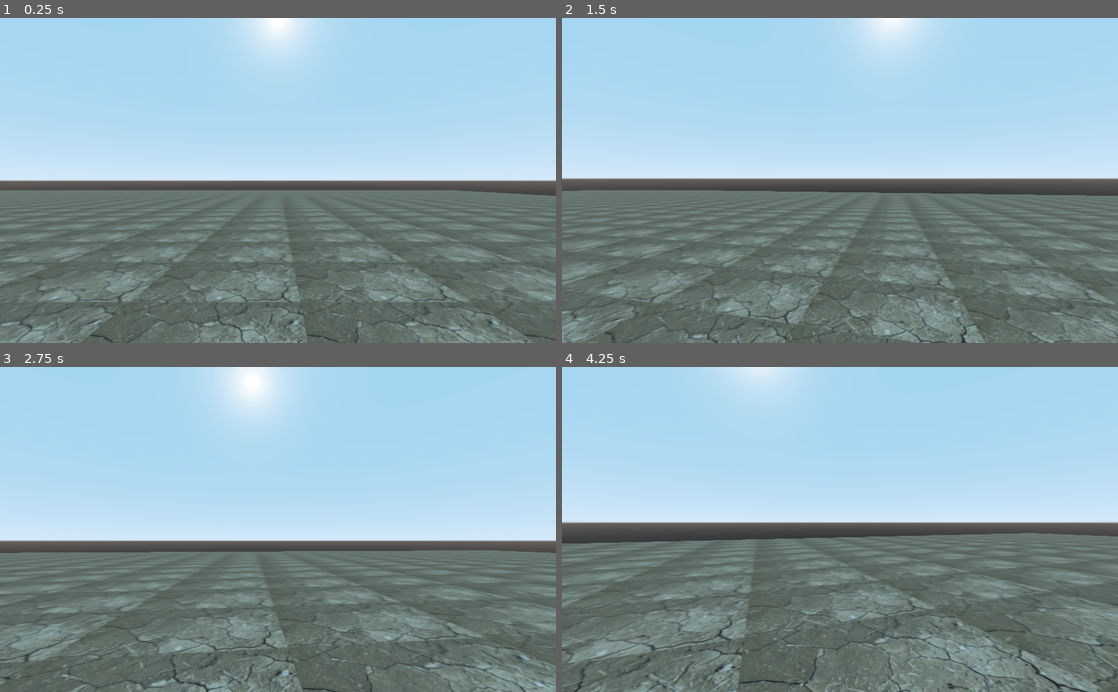
Above: before the commit, frames 1-4 (two rows, left to right).
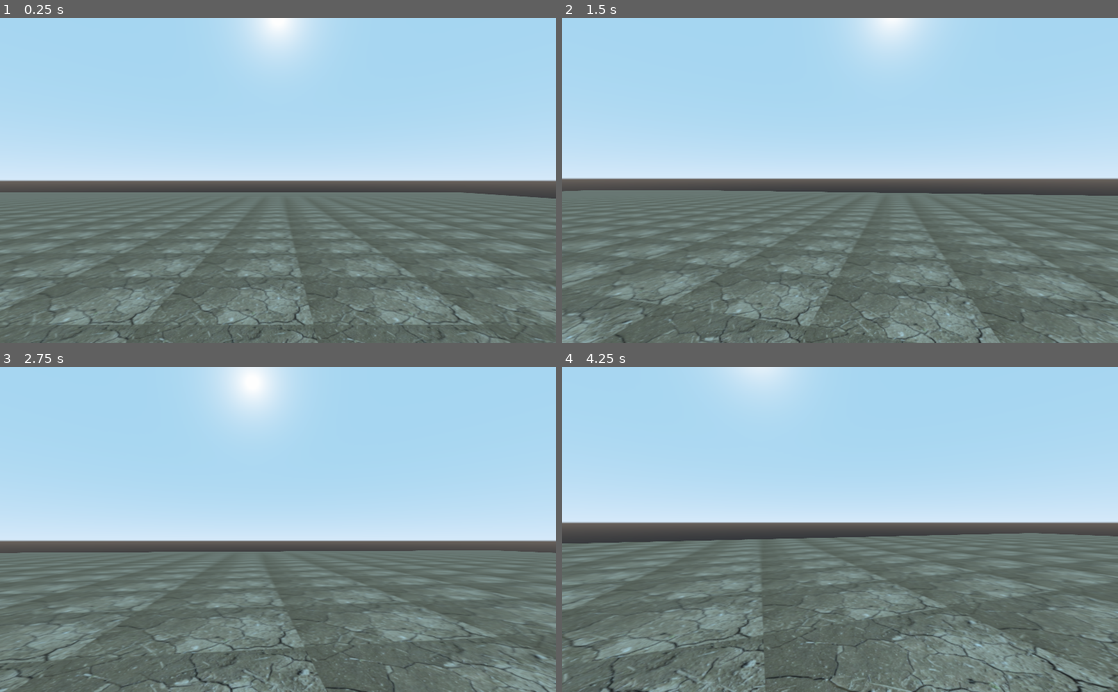
Above: after the commit, the same moments.

Repository: Mikeee798/max
Game: Godot game, scene res://levels/world.tscn
Same seed, same stepped clock (60 frames per second), same inputs: the game is played once before the commit and once after it. The project has no main scene, so this scene is started directly.
Inputs (mouse positions are in pixels of both pictures, inside the frame that each line leads up to):
- Up to frame 1 (0.25 s): no input
- Up to frame 2 (1.5 s): move the mouse to (867, 180) at 0.52 s; hold Shift (shift_mod) 0.53-1.28 s; hold W (move_forward) from 0.53 s (still down); tap Space (jump) at 0.77 s; move the mouse to (812, 180) at 1.27 s; tap Shift (shift_mod) at 1.35 s
- Up to frame 3 (2.75 s): keep holding W (move_forward); tap Space (jump) at 1.52 s; move the mouse to (289, 523) at 2.02 s; hold Shift (shift_mod) from 2.03 s (still down)
- Up to frame 4 (4.25 s): keep holding W (move_forward); move the mouse to (834, 536) at 2.77 s; release Shift (shift_mod) at 2.78 s; tap Shift (shift_mod) at 2.85 s; tap Space (jump) at 3.02, 3.77 s; move the mouse to (878, 532) at 3.52 s; hold Shift (shift_mod) from 3.53 s (still down)

The runs differ from the first frame. In frame 1, 12% of the frame differs, in the area x 0-100%, y 52-100%; in frame 2, 4.9%; in frame 3, 5.9%; in frame 4, 7.9%.

Commit message:
Update world.tscn

Diff:
--- a/BigFatTitties/levels/world.tscn
+++ b/BigFatTitties/levels/world.tscn
@@ -28,11 +28,13 @@
 metallic = 1.0
 roughness = 0.0
 
+[sub_resource type="QuadMesh" id=10]
+
 [node name="root" type="Spatial"]
 transform = Transform( 1, 0, 0, 0, 1, 0, 0, 0, 1, -0.000172377, -0.000340819, 0.000481606 )
 
 [node name="floor" type="MeshInstance" parent="."]
-transform = Transform( 100, 0, 0, 0, 0.001, 0, 0, 0, 100, 0, 0, 0 )
+transform = Transform( 100, 0, 0, 0, 0.001, 0, 0, 0, 100, 0.456421, -0.784293, 0.0242958 )
 mesh = SubResource( 1 )
 material/0 = SubResource( 7 )
 
@@ -42,7 +44,7 @@
 shape = SubResource( 2 )
 
 [node name="static box" type="MeshInstance" parent="."]
-transform = Transform( 1, 0, 0, 0, 1, 0, 0, 0, 1, 4.27055, 1.04067, 0 )
+transform = Transform( 1, 0, 0, 0, 1, 0, 0, 0, 1, -5.84982, 2.27598, -6.19085 )
 mesh = SubResource( 8 )
 material/0 = null
 
@@ -53,6 +55,7 @@
 
 [node name="Crate" parent="." instance=ExtResource( 2 )]
 transform = Transform( 1, 0, 0, 0, 1, 0, 0, 0, 1, -0.42851, 3.71757, 0.159622 )
+mass = 10.0
 
 [node name="Crate2" parent="." instance=ExtResource( 2 )]
 transform = Transform( 1, 0, 0, 0, 1, 0, 0, 0, 1, 1.14026, 6.14392, 0.159622 )
@@ -62,6 +65,7 @@
 
 [node name="Ball" type="RigidBody" parent="."]
 transform = Transform( 1, 0, 0, 0, 1, 0, 0, 0, 1, 4, 1, 3 )
+mode = 1
 
 [node name="CollisionShape" type="CollisionShape" parent="Ball"]
 shape = SubResource( 4 )
@@ -72,3 +76,15 @@
 
 [node name="Max" parent="." instance=ExtResource( 1 )]
 transform = Transform( 1, 0, 0, 0, 1, 0, 0, 0, 1, 23.1453, 3.87665, 0.172377 )
+
+[node name="Spatial" type="Spatial" parent="."]
+transform = Transform( 1, 0, 0, 0, 1, 0, 0, 0, 1, -16.3151, 0.573671, -0.198788 )
+
+[node name="MeshInstance" type="MeshInstance" parent="Spatial"]
+mesh = SubResource( 10 )
+material/0 = null
+
+[node name="RigidBody" type="RigidBody" parent="Spatial/MeshInstance"]
+transform = Transform( 1, 0, 0, 0, 1, 0, 0, 0, 1, -0.557421, -0.108973, -0.954862 )
+
+[node name="CollisionShape" type="CollisionShape" parent="Spatial/MeshInstance/RigidBody"]
Not shown: 1 places in BigFatTitties/levels/world.tscn that only renumber resources
